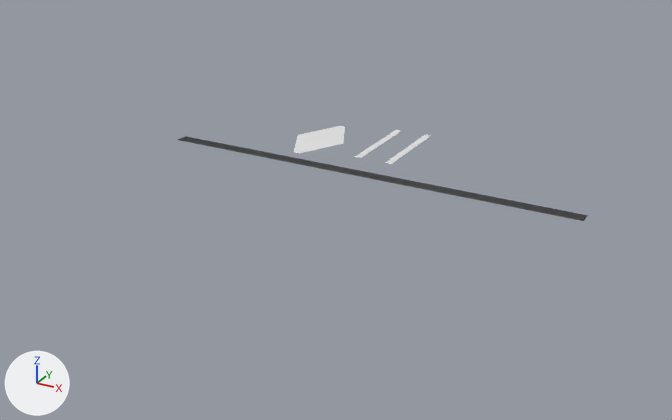
Before and after pictures for a commit that changed the Blender file level.blend.
Both versions are drawn from a 50 mm lens placed at (2266.0, -3650.0, 1246.0), pointed at (761.0, -913.0, -122.0). The axes (+X, +Y, +Z) are drawn at lower left. The lights are the same throughout.

Script lines for the objects in view, before the commit:
```python
me_plane_002 = bpy.data.meshes.new('Plane.002')
me_plane_002.from_pydata([(1641.0, -51.0, 0.0), (-1.0, -51.0, 0.0), (1641.0, 1.0, 0.0), (-1.0, 1.0, 0.0), (1641.0, -51.0, 0.0), (-1.0, -51.0, 0.0), (1641.0, 1.0, 0.0), (-1.0, 1.0, 0.0)], [], [(1, 3, 2, 0), (5, 4, 6, 7), (0, 2, 6, 4), (3, 1, 5, 7), (2, 3, 7, 6), (1, 0, 4, 5)])
me_plane_005 = bpy.data.meshes.new('Plane.005')
me_plane_005.from_pydata([(1.0, -1.0, 0.0), (-1.0, -1.0, 0.0), (1.0, 1.0, 0.0), (-1.0, 1.0, 0.0), (-7.7, 0.0, 0.0), (7.7, 0.0, 0.0)], [], [(4, 5, 2, 3), (1, 0, 5, 4)])
me_plane_006 = bpy.data.meshes.new('Plane.006')
me_plane_006.from_pydata([(1.0, -1.0, 0.0), (-1.0, -1.0, 0.0), (1.0, 1.0, 0.0), (-1.0, 1.0, 0.0)], [], [(1, 0, 2, 3)])
me_plane_007 = bpy.data.meshes.new('Plane.007')
me_plane_007.from_pydata([(1.0, -1.0, 0.0), (-1.0, -1.0, 0.0), (1.0, 1.0, 0.0), (-1.0, 1.0, 0.0)], [], [(1, 0, 2, 3)])
ob_plane = bpy.data.objects.new('Plane', me_plane_002)
ob_plane.location = (1.0, -800.0, 0.0)
ob_plane_002 = bpy.data.objects.new('Plane.002', me_plane_005)
ob_plane_002.location = (497.0, -566.0, 0.0)
ob_plane_002.scale = (13.7, 185.0, 13.7)
ob_plane_003 = bpy.data.objects.new('Plane.003', me_plane_006)
ob_plane_003.location = (727.0, -496.0, 0.0)
ob_plane_003.scale = (13.7, 185.0, 13.7)
ob_plane_004 = bpy.data.objects.new('Plane.004', me_plane_007)
ob_plane_004.location = (857.0, -496.0, 0.0)
ob_plane_004.scale = (13.7, 185.0, 13.7)
```
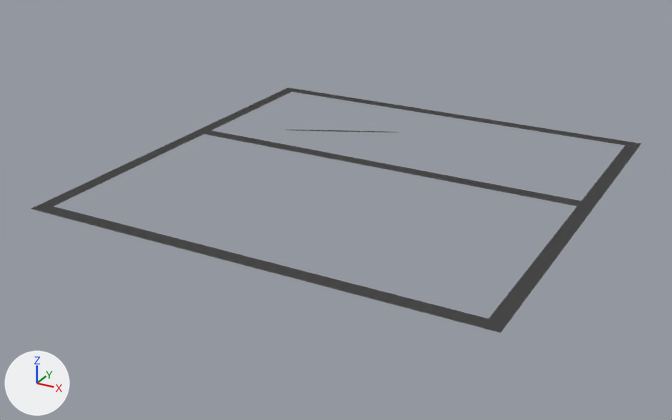
Location of each change, [x1, y1, x2, y2] in pixels of the pictures (672 x 420 px):
'Plane', moved
    before: [178, 136, 588, 221]
    after: [32, 204, 507, 333]
'Plane.006', added
    after: [489, 145, 639, 324]
'Plane.001', added
    after: [195, 129, 596, 209]
'Plane.005', added
    after: [31, 90, 290, 209]
'Plane.007', added
    after: [284, 88, 641, 147]
'Plane.002', reshaped, moved, turned, rescaled
    before: [294, 126, 345, 154]
    after: [295, 130, 385, 132]
'Plane.004', deleted
    before: [385, 135, 431, 164]
'Plane.003', deleted
    before: [355, 130, 402, 158]

What changed in the scene script:
```text
Change me_plane_005:
    used by ob_plane_002; location = (497.0, -566.0, 0.0); scale = (13.7, 185.0, 13.7)
    remove me_plane_005.from_pydata(...)  # 6 vertices, 2 faces; spans x -7.7..7.7, y -1.0..1.0, z 0.0
    add me_plane_005.from_pydata(...)  # 26 vertices, 24 faces; spans x -739.9..2379.9, y -74.4..24.4, z 0.0
    me_plane_005 part 1: the whole mesh is rebuilt
Add me_plane_001:
    me_plane_001.from_pydata([(1571.0, 0.0, 0.0), (-71.0, 0.0, 0.0), (1571.0, 52.0, 0.0), (-71.0, 52.0, 0.0), (1571.0, 0.0, 0.0), (-71.0, 0.0, 0.0), (1571.0, 52.0, 0.0), (-71.0, 52.0, 0.0)], [], [(1, 3, 2, 0), (5, 4, 6, 7), (0, 2, 6, 4), (3, 1, 5, 7), (2, 3, 7, 6), (1, 0, 4, 5)])
Add me_plane_030:
    me_plane_030.from_pydata([(1641.0, -51.0, 0.0), (-1.0, -51.0, 0.0), (1641.0, 1.0, 0.0), (-1.0, 1.0, 0.0), (1641.0, -51.0, 0.0), (-1.0, -51.0, 0.0), (1641.0, 1.0, 0.0), (-1.0, 1.0, 0.0)], [], [(1, 3, 2, 0), (5, 4, 6, 7), (0, 2, 6, 4), (3, 1, 5, 7), (2, 3, 7, 6), (1, 0, 4, 5)])
Remove ob_plane_004:
    ob_plane_004 = bpy.data.objects.new('Plane.004', me_plane_007)
    ob_plane_004.location = (857.0, -496.0, 0.0)
    ob_plane_004.scale = (13.7, 185.0, 13.7)
Remove ob_plane_003:
    ob_plane_003 = bpy.data.objects.new('Plane.003', me_plane_006)
    ob_plane_003.location = (727.0, -496.0, 0.0)
    ob_plane_003.scale = (13.7, 185.0, 13.7)
Change ob_plane_002:
    ob_plane_002.location: (497.0, -566.0, 0.0) -> (401.0, -490.0, 0.0)
    ob_plane_002.rotation_euler: (0.0, 0.0, 0.0) -> (0.0, 0.0, 0.436)  # degrees (0, 0, 0) -> degrees (0, 0, 25)
    ob_plane_002.scale: (13.7, 185.0, 13.7) -> (0.16, 0.16, 0.16)
Change ob_plane:
    ob_plane.location: (1.0, -800.0, 0.0) -> (1.0, -1590.0, 0.0)
Add ob_plane_005:
    ob_plane_005 = bpy.data.objects.new('Plane.005', me_plane_001)
    ob_plane_005.location = (50.0, -1570.0, 0.0)
    ob_plane_005.rotation_euler = (0.0, 0.0, 1.571)  # degrees (0, 0, 90)
Add ob_plane_006:
    ob_plane_006 = bpy.data.objects.new('Plane.006', me_plane_002.copy())  # the mesh of ob_plane
    ob_plane_006.location = (1591.0, -1640.0, 0.0)
    ob_plane_006.rotation_euler = (0.0, 0.0, 1.571)  # degrees (0, 0, 90)
Add ob_plane_007:
    ob_plane_007 = bpy.data.objects.new('Plane.007', me_plane_001.copy())
    ob_plane_007.location = (70.0, -50.0, 0.0)
Add ob_plane_001:
    ob_plane_001 = bpy.data.objects.new('Plane.001', me_plane_030)
    ob_plane_001.location = (1.0, -690.0, 0.0)
```
